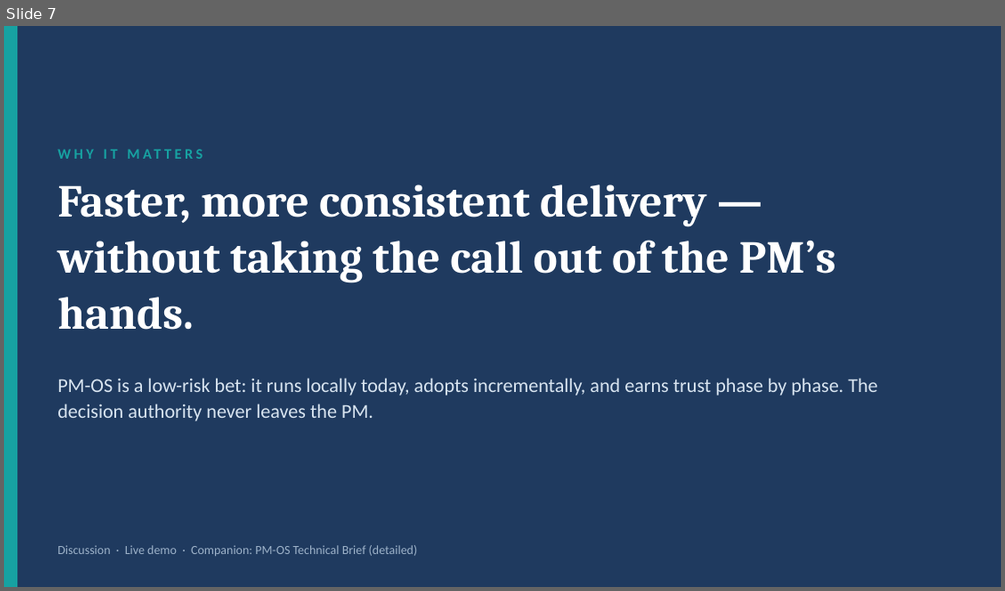
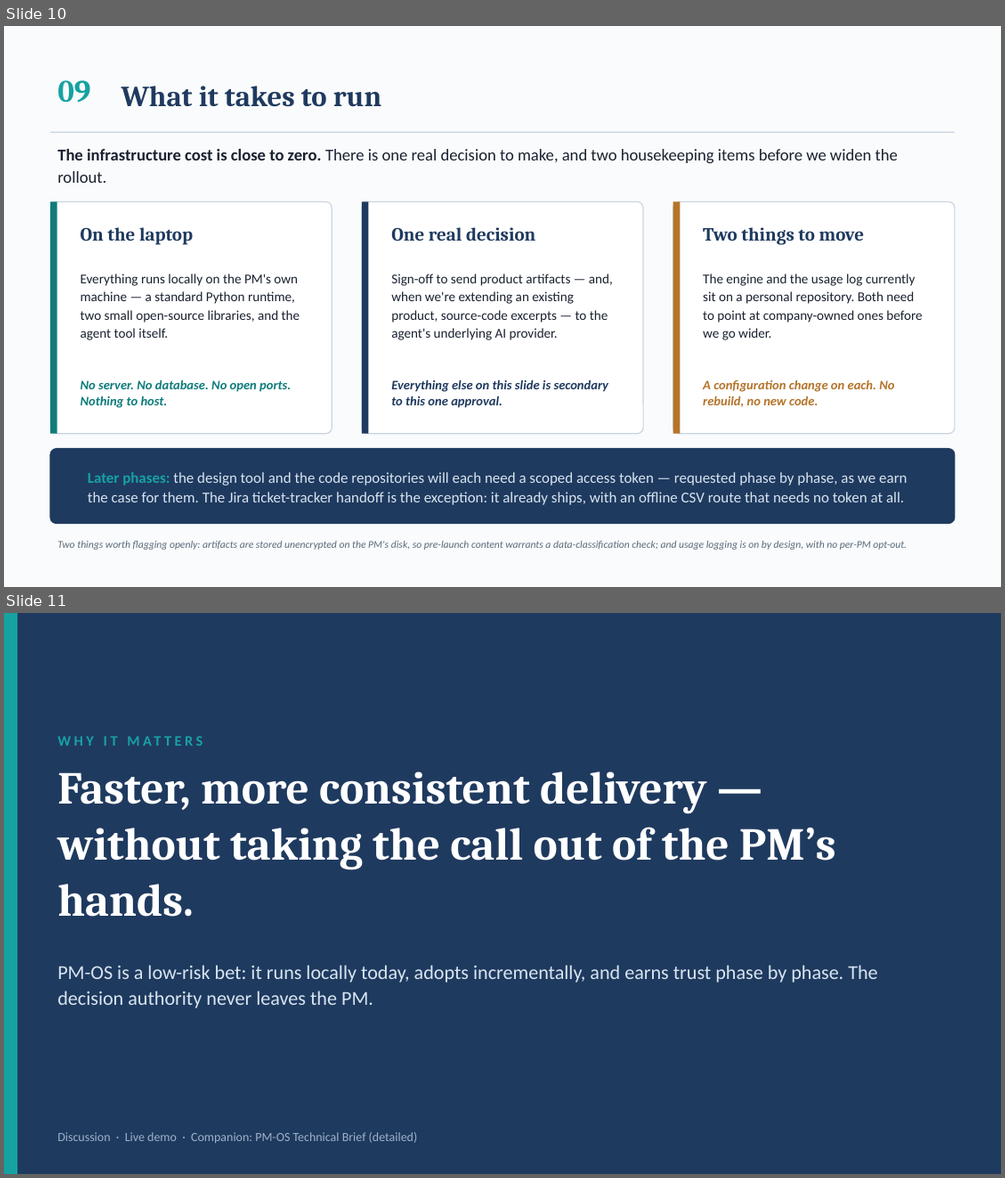
Before and after one commit to pingmepi/pm-os, a slide deck: collateral/PM-OS-Business-Overview.pptx. Shown one above the other, each under a label of ours: slide 7 before the commit, slides 10 and 11 after it. The pictures are 1005x591 and 1005x1178 pixels, drawn with LibreOffice and Linux fonts; fonts in the diff are those of the drawing. Boxes give left, top, right and bottom in pixels: in the first picture for what was removed or moved away, otherwise in the second. Text is boxed around its words. In the diff, an @@ line names an element or a change of style, - is before the commit and + after.

```diff
--- a/collateral/PM-OS-Business-Overview.pptx
+++ b/collateral/PM-OS-Business-Overview.pptx
@@ slide 10 added at [4,26,1001,587], background #FAFBFC @@
@@ text added at [57,80,90,103], 30 pt, text #17A2A2, bold @@
+09
@@ text added at [121,86,381,107], 28 pt, text #1F3A5F, bold @@
+What it takes to run
@@ line added from (50, 132) to (955, 132), #C9D4E0 1 pt @@
@@ text added at [57,149,898,183], 16 pt, text #1A2230 @@
+The infrastructure cost is close to zero. There is one real decision to make, and two housekeeping items before we widen the rollout.
@@ rounded rectangle added at [50,201,332,434], fill #FFFFFF, outline #C9D4E0 1 pt @@
@@ rectangle added at [50,201,57,434], fill #0E7C7B @@
@@ rounded rectangle added at [362,201,643,434], fill #FFFFFF, outline #C9D4E0 1 pt @@
@@ rectangle added at [362,201,368,434], fill #1F3A5F @@
@@ rounded rectangle added at [673,201,955,434], fill #FFFFFF, outline #C9D4E0 1 pt @@
@@ rectangle added at [673,201,680,434], fill #B5742A @@
@@ text added at [81,227,193,245], 18 pt, text #1F3A5F, bold @@
+On the laptop
@@ text added at [391,227,535,240], 18 pt, text #1F3A5F, bold @@
+One real decision
@@ text added at [703,227,864,245], 18 pt, text #1F3A5F, bold @@
+Two things to move
@@ text added at [81,273,300,340], 13 pt, text #1A2230 @@
+Everything runs locally on the PM's own machine — a standard Python runtime, two small open-source libraries, and the agent tool itself.
@@ text added at [391,273,613,340], 13 pt, text #1A2230 @@
+Sign-off to send product artifacts — and, when we're extending an existing product, source-code excerpts — to the agent's underlying AI provider.
@@ text added at [703,273,922,340], 13 pt, text #1A2230 @@
+The engine and the usage log currently sit on a personal repository. Both need to point at company-owned ones before we go wider.
@@ text added at [81,379,291,408], 12.5 pt, text #0E7C7B, bold, italic @@
+No server. No database. No open ports. Nothing to host.
@@ text added at [391,379,608,408], 12.5 pt, text #1F3A5F, bold, italic @@
+Everything else on this slide is secondary to this one approval.
@@ text added at [703,379,894,407], 12.5 pt, text #B5742A, bold, italic @@
+A configuration change on each. No rebuild, no new code.
@@ rounded rectangle added at [50,449,955,524], fill #1F3A5F, outline #1F3A5F 1 pt @@
@@ text added at [88,472,906,505], 14.5 pt, text #D8E4F0 @@
+Later phases: the design tool and the code repositories will each need a scoped access token — requested phase by phase, as we earn the case for them. The Jira ticket-tracker handoff is the exception: it already ships, with an offline CSV route that needs no token at all.
@@ text added at [57,540,906,549], 10 pt, text #5A6B7B, italic @@
+Two things worth flagging openly: artifacts are stored unencrypted on the PM's disk, so pre-launch content warrants a data-classification check; and usage logging is on by design, with no per-PM opt-out.
@@ what was slide 7 is now slide 11 @@
```
Also in this commit, not shown: 3 slides changed, 3 other slides added, 3 other files.
